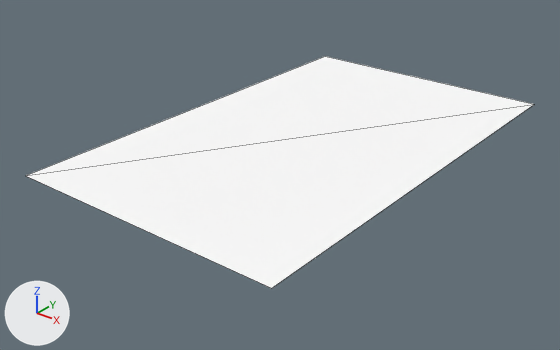
What one commit did to the glTF model assets/models/Gabi/Mantel.glb.
The view is the same before and after, from a 50 mm camera at (0.97, -4.64, 6.06) aimed at (-2.59, -0.19, 3.3). The axes (+X, +Y, +Z) are drawn at lower left. The lights are the same throughout. The first picture is the older version. Mesh edges are drawn as thin lines. Where no turn or scale is listed for an object, it has been applied to the vertices.

Objects in the first picture: 'Mantel'.
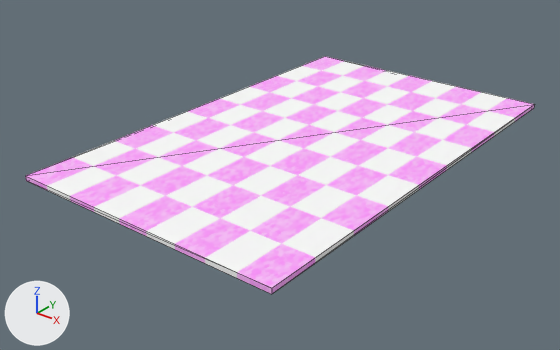
What the commit changed:
Picture 'bake' (img_bake) is new.
In material 'mantel' (mat_mantel), base_color is no longer (1.0, 1.0, 1.0), white #ffffff.
In material 'mantel' (mat_mantel), texture is now set to img_bake.
me_plane_002 is used by ob_mantel; location (-3.211, 0.05, 3.589).
Verts and faces of me_plane_002; kept vertices keep their numbers, new ones are numbered from 4.
Before the commit, vertices of me_plane_002: 0 (-0.45, -1.87, 0.0) at pixel (25, 175), 1 (1.87, -1.87, 0.0) at pixel (271, 288), 2 (-0.45, 1.87, 0.0) at pixel (325, 56), 3 (1.87, 1.87, 0.0) at pixel (534, 104).
me_plane_002 had 4 vertices, 2 faces and spanned x -0.45..1.87, y -1.87..1.87, z 0.0.
me_plane_002 now has 8 vertices, 12 faces and spans x -0.45..1.87, y -1.87..1.87, z -0.04..0.0.
Part 1, on me_plane_002:
New vertices 4 to 7 stand at vertices 0 to 3, in that order, plus (0.0, 0.0, -0.04).
New faces: (4, 6, 7), (4, 7, 5), (0, 2, 6), (0, 6, 4), (0, 4, 1), (1, 4, 5).
New faces: (1, 5, 3), (3, 5, 7), (2, 3, 7), (2, 7, 6).

Changed parts and their boxes (x1, y1, x2, y2) in the pictures (560 x 350 px):
'Mantel', surface changed, reshaped (white to pink)
    before: (26, 56, 534, 288)
    after: (25, 56, 534, 294)
part 1 of me_plane_002, added
    after: (25, 105, 534, 294)
